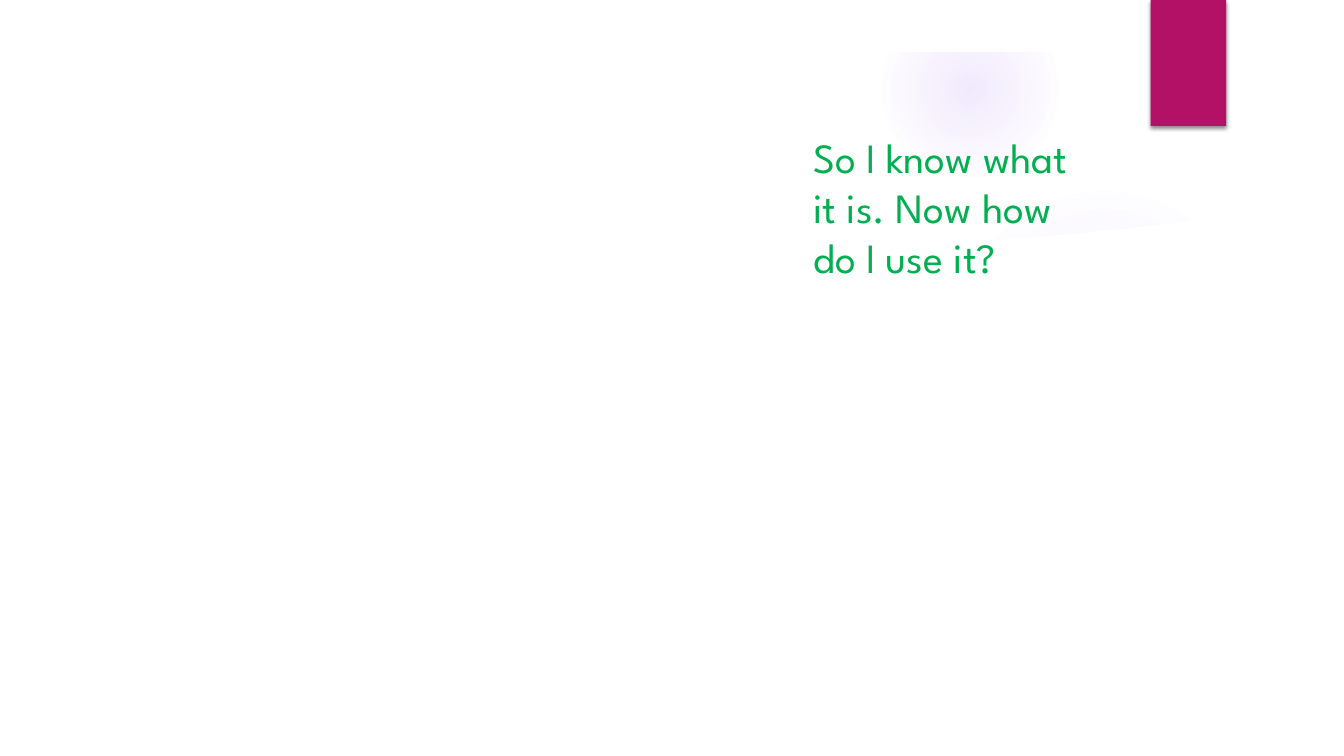
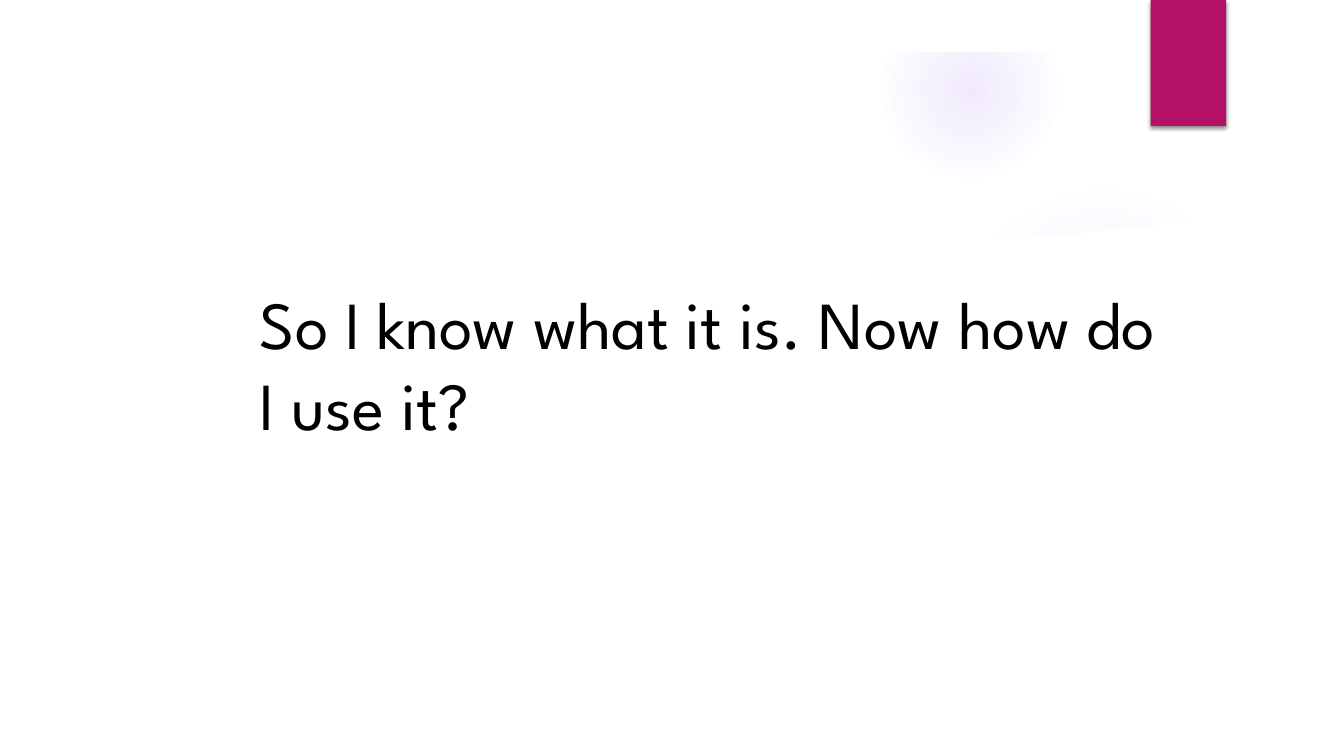
Before and after one commit to actuallychris/actuallychris, a slide deck: slide 5 of work/extra-assignments/css_media_queries.pptx (slide 3 before the commit). Drawn at 1344x756 pixels with LibreOffice and Linux fonts; fonts in the diff are those of the drawing; background and template pictures are left out. Boxes give left, top, right and bottom in pixels: in the first picture for what was removed or moved away, otherwise in the second. Text is boxed around its words. In the diff, an @@ line names an element or a change of style, - is before the commit and + after.

```diff
--- a/work/extra-assignments/css_media_queries.pptx
+++ b/work/extra-assignments/css_media_queries.pptx
@@ title "So I know what it ...": place and size @@
-title "So I know what it ..." at [814, 144, 1067, 274]
+title "So I know what it ..." at [260, 302, 1155, 431]
@@ title "So I know what it ..." at [260, 302, 1155, 431]: size 29.7 to 48 pt, text colour #00B050 to #000000 @@
```
Also in this commit, not shown: 2 other slides changed, 3 slides added, 11 other files.
